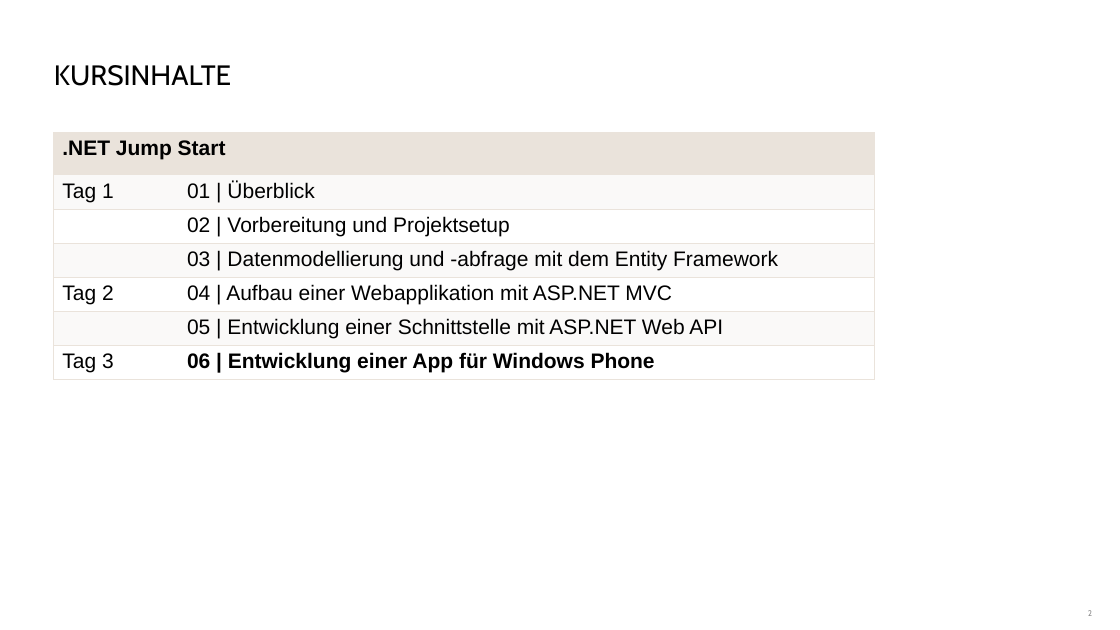
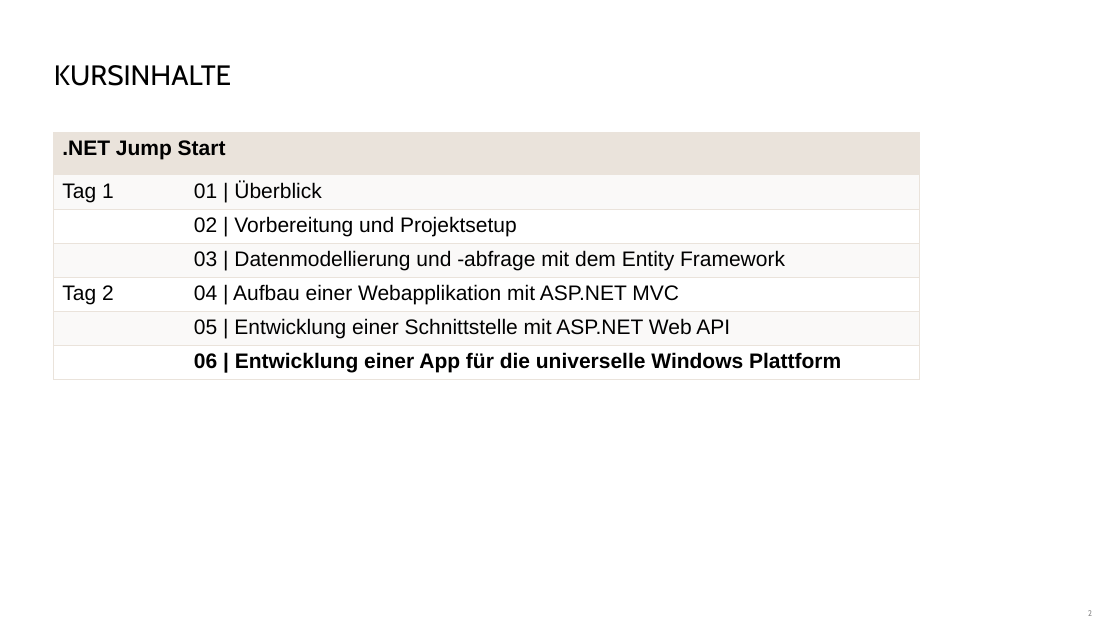
Before and after one commit to danielbeckmann/DotNETJumpStart, a slide deck: slide 2 of 06. Universal Windows Platform/Entwicklung einer App für die universelle Windows Plattform.pptx. Drawn at 1120x630 pixels with LibreOffice and Linux fonts; fonts in the diff are those of the drawing; background and template pictures are left out. Boxes give left, top, right and bottom in pixels: in the first picture for what was removed or moved away, otherwise in the second. Text is boxed around its words. In the diff, an @@ line names an element or a change of style, - is before the commit and + after.

```diff
--- a/06. Universal Windows Platform/Entwicklung einer App für die universelle Windows Plattform.pptx
+++ b/06. Universal Windows Platform/Entwicklung einer App für die universelle Windows Plattform.pptx
@@ table at [54,133,920,385] @@
-row 7, column 1: Tag 3
+row 7, column 1: 
-row 7, column 2: 06 | Entwicklung einer App für Windows Phone
+row 7, column 2: 06 | Entwicklung einer App für die universelle Windows Plattform
@@ table: place and size @@
-table at [54,133,874,385]
+table at [54,133,920,385]
```
Also in this commit, not shown: 16 other slides changed, 1 slide added, 5 slides removed, 5 other files.
